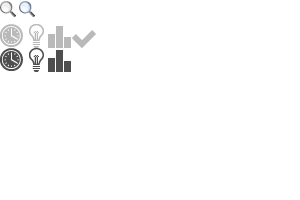
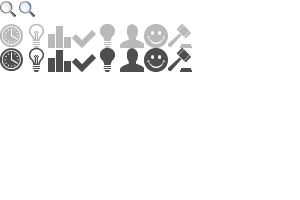
Two versions of the same layered image (300×200). Layer-by-layer changes:
added group "line_2" with 8 layers above "line_3" over (x1=100, y1=24, x2=192, y2=48)
added layer "smile" in group "line_2" over (x1=144, y1=24, x2=168, y2=48)
added layer "man" in group "line_2" over (x1=120, y1=24, x2=144, y2=48)
added layer "lamp_on" in group "line_2" over (x1=100, y1=24, x2=115, y2=48)
added layer "auction" in group "line_2" over (x1=168, y1=24, x2=192, y2=48)
added group "line_3" with 8 layers above "Layer 3" over (x1=72, y1=48, x2=192, y2=72)
added layer "smile copy" in group "line_3" over (x1=144, y1=48, x2=168, y2=72)
added layer "man copy" in group "line_3" over (x1=120, y1=48, x2=144, y2=72)
added layer "lamp_on copy" in group "line_3" over (x1=100, y1=48, x2=115, y2=72)
added layer "check copy" in group "line_3" over (x1=72, y1=54, x2=96, y2=72)
added layer "auction copy" in group "line_3" over (x1=168, y1=48, x2=192, y2=72)
